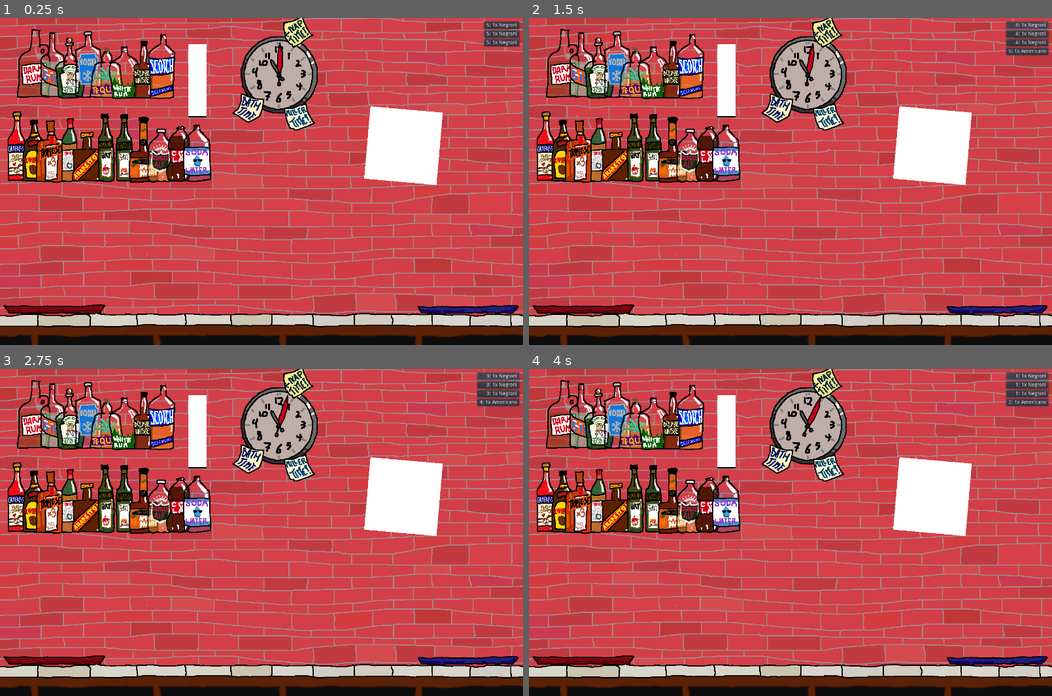
Above: before the commit, frames 1-4 (two rows, left to right).
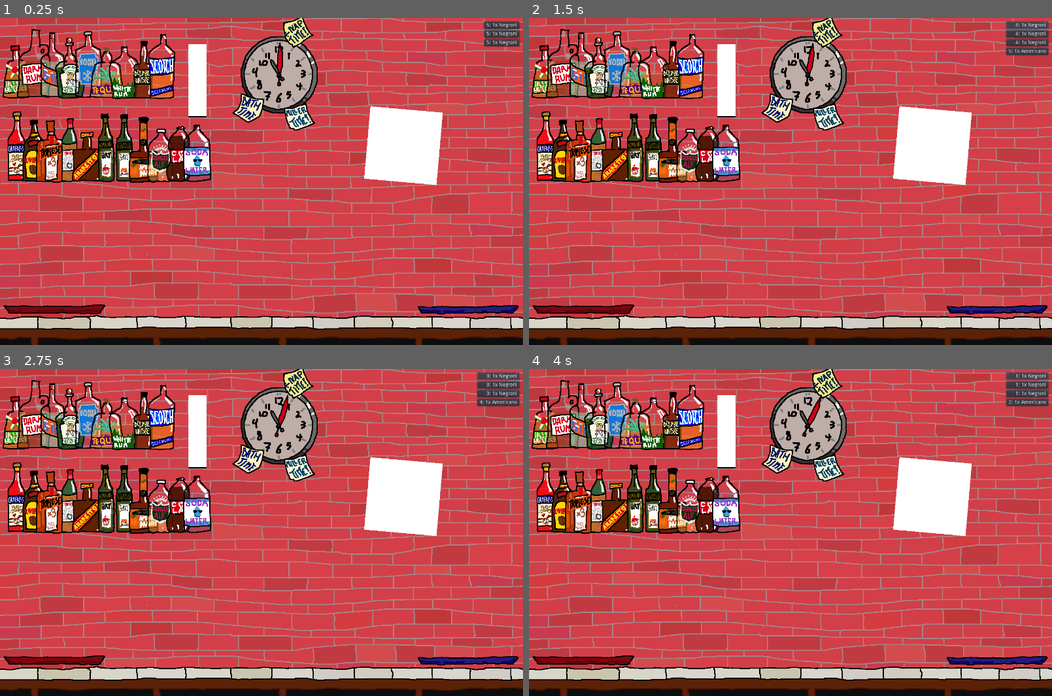
Above: after the commit, the same moments.

Repository: xavierholt/anyone-can-bartend
Game: Godot game, scene res://Bar.tscn
The game is run twice, just before and just after one commit, with the same random seed, the same clock (stepped at 60 frames per second) and the same inputs. The project has no main scene, so this scene is started directly.
Inputs:
- Up to frame 1 (0.25 s): no input
- Up to frame 2 (1.5 s): click "5: 1x Negroni" at 0.5 s; click "4: 1x Negroni" at 1.25 s
- Up to frame 3 (2.75 s): click "3: 1x Negroni" at 2 s
- Up to frame 4 (4 s): click "3: 1x Negroni" at 2.75 s; click "2: 1x Negroni" at 3.5 s

The runs differ from the first frame. In frame 1, 3.7% of the frame differs, in the area x 0-100%, y 8-100%; in frame 2, 3.7%; in frame 3, 3.7%; in frame 4, 3.7%.

Commit message:
Irish whisky.

Diff:
--- a/Bar.tscn
+++ b/Bar.tscn
@@ -11,32 +11,33 @@
 [ext_resource path="res://Clock/Bath Time.png" type="Texture" id=9]
 [ext_resource path="res://Clock/Miller Time.png" type="Texture" id=10]
 [ext_resource path="res://Slot.tscn" type="PackedScene" id=11]
-[ext_resource path="res://Bottles/Dark Rum.png" type="Texture" id=12]
+[ext_resource path="res://Bottles/Irish Whisky.png" type="Texture" id=12]
 [ext_resource path="res://Bottles/Bottle.gd" type="Script" id=13]
-[ext_resource path="res://Bottles/Gin.png" type="Texture" id=14]
-[ext_resource path="res://Bottles/Absinthe.png" type="Texture" id=15]
-[ext_resource path="res://Bottles/Vodka.png" type="Texture" id=16]
-[ext_resource path="res://Bottles/Tequila.png" type="Texture" id=17]
-[ext_resource path="res://Bottles/White Rum.png" type="Texture" id=18]
-[ext_resource path="res://Bottles/Bourbon.png" type="Texture" id=19]
-[ext_resource path="res://Bottles/Scotch.png" type="Texture" id=20]
-[ext_resource path="res://Bottles/Campari.png" type="Texture" id=21]
-[ext_resource path="res://Bottles/Kahlua.png" type="Texture" id=22]
-[ext_resource path="res://Bottles/Triple Sec.png" type="Texture" id=23]
-[ext_resource path="res://Bottles/Maraschino.png" type="Texture" id=24]
-[ext_resource path="res://Bottles/Amaretto.png" type="Texture" id=25]
-[ext_resource path="res://Bottles/Dry Vermouth.png" type="Texture" id=26]
-[ext_resource path="res://Bottles/Sweet Vermouth.png" type="Texture" id=27]
-[ext_resource path="res://Bottles/Apricot Brandy.png" type="Texture" id=28]
-[ext_resource path="res://Bottles/Ginger Ale.png" type="Texture" id=29]
-[ext_resource path="res://Bottles/Cola.png" type="Texture" id=30]
-[ext_resource path="res://Bottles/Soda Water.png" type="Texture" id=31]
-[ext_resource path="res://Shelves/Red Tray.png" type="Texture" id=32]
-[ext_resource path="res://Shelves/Blue Tray.png" type="Texture" id=33]
-[ext_resource path="res://Shelves/Counter.png" type="Texture" id=34]
-[ext_resource path="res://Store.tscn" type="PackedScene" id=35]
-[ext_resource path="res://Cursor.gd" type="Script" id=36]
-[ext_resource path="res://Order.tscn" type="PackedScene" id=37]
+[ext_resource path="res://Bottles/Dark Rum.png" type="Texture" id=14]
+[ext_resource path="res://Bottles/Gin.png" type="Texture" id=15]
+[ext_resource path="res://Bottles/Absinthe.png" type="Texture" id=16]
+[ext_resource path="res://Bottles/Vodka.png" type="Texture" id=17]
+[ext_resource path="res://Bottles/Tequila.png" type="Texture" id=18]
+[ext_resource path="res://Bottles/White Rum.png" type="Texture" id=19]
+[ext_resource path="res://Bottles/Bourbon.png" type="Texture" id=20]
+[ext_resource path="res://Bottles/Scotch.png" type="Texture" id=21]
+[ext_resource path="res://Bottles/Campari.png" type="Texture" id=22]
+[ext_resource path="res://Bottles/Kahlua.png" type="Texture" id=23]
+[ext_resource path="res://Bottles/Triple Sec.png" type="Texture" id=24]
+[ext_resource path="res://Bottles/Maraschino.png" type="Texture" id=25]
+[ext_resource path="res://Bottles/Amaretto.png" type="Texture" id=26]
+[ext_resource path="res://Bottles/Dry Vermouth.png" type="Texture" id=27]
+[ext_resource path="res://Bottles/Sweet Vermouth.png" type="Texture" id=28]
+[ext_resource path="res://Bottles/Apricot Brandy.png" type="Texture" id=29]
+[ext_resource path="res://Bottles/Ginger Ale.png" type="Texture" id=30]
+[ext_resource path="res://Bottles/Cola.png" type="Texture" id=31]
+[ext_resource path="res://Bottles/Soda Water.png" type="Texture" id=32]
+[ext_resource path="res://Shelves/Red Tray.png" type="Texture" id=33]
+[ext_resource path="res://Shelves/Blue Tray.png" type="Texture" id=34]
+[ext_resource path="res://Shelves/Counter.png" type="Texture" id=35]
+[ext_resource path="res://Store.tscn" type="PackedScene" id=36]
+[ext_resource path="res://Cursor.gd" type="Script" id=37]
+[ext_resource path="res://Order.tscn" type="PackedScene" id=38]
 
 [node name="Bar" type="Node" index="0"]
 
@@ -119,7 +120,6 @@
 
 [node name="Bases" type="Node2D" parent="." index="4"]
 
-editor/display_folded = true
 position = Vector2( 45, 220 )
 _sections_unfolded = [ "Transform", "Z Index" ]
 
@@ -127,6 +127,16 @@
 
 _sections_unfolded = [ "Transform" ]
 
+[node name="Irish Whisky" type="Sprite" parent="Bases/Slot1" index="2"]
+
+texture = ExtResource( 12 )
+centered = false
+offset = Vector2( -50, -195 )
+script = ExtResource( 13 )
+_sections_unfolded = [ "Offset" ]
+color = Color( 0.957031, 0.396793, 0.0257266, 1 )
+fluid = "irish whisky"
+
 [node name="Slot2" parent="Bases" index="1" instance=ExtResource( 11 )]
 
 editor/display_folded = true
@@ -145,12 +155,13 @@
 
 [node name="Slot3" parent="Bases" index="2" instance=ExtResource( 11 )]
 
+editor/display_folded = true
 position = Vector2( 100, 0 )
 _sections_unfolded = [ "Transform" ]
 
 [node name="Gin" type="Sprite" parent="Bases/Slot3" index="2"]
 
-texture = ExtResource( 14 )
+texture = ExtResource( 15 )
 centered = false
 offset = Vector2( -50, -193 )
 script = ExtResource( 13 )
@@ -550,59 +561,59 @@
 _sections_unfolded = [ "Transform" ]
 
 [node name="Sprite" type="Sprite" parent="TrashTray" index="1"]
-
-position = Vector2( -10, 0 )
-texture = ExtResource( 32 )
-_sections_unfolded = [ "Transform" ]
-
-[node name="ServeTray" type="Node2D" parent="." index="8"]
-
-editor/display_folded = true
-position = Vector2( 1290, 800 )
-_sections_unfolded = [ "Transform" ]
-
-[node name="Slots" type="Node2D" parent="ServeTray" index="0"]
-
-editor/display_folded = true
-
-[node name="Slot1" parent="ServeTray/Slots" index="0" instance=ExtResource( 11 )]
-
-position = Vector2( -100, 0 )
-_sections_unfolded = [ "Transform" ]
-
-[node name="Slot2" parent="ServeTray/Slots" index="1" instance=ExtResource( 11 )]
-
-position = Vector2( -50, 0 )
-_sections_unfolded = [ "Transform" ]
-
-[node name="Slot3" parent="ServeTray/Slots" index="2" instance=ExtResource( 11 )]
-
-_sections_unfolded = [ "Transform" ]
-
-[node name="Slot4" parent="ServeTray/Slots" index="3" instance=ExtResource( 11 )]
-
-position = Vector2( 50, 0 )
-_sections_unfolded = [ "Transform" ]
-
-[node name="Slot5" parent="ServeTray/Slots" index="4" instance=ExtResource( 11 )]
-
-position = Vector2( 100, 0 )
-_sections_unfolded = [ "Transform" ]
-
-[node name="Sprite" type="Sprite" parent="ServeTray" index="1"]
 
 position = Vector2( -10, 0 )
 texture = ExtResource( 33 )
 _sections_unfolded = [ "Transform" ]
 
+[node name="ServeTray" type="Node2D" parent="." index="8"]
+
+editor/display_folded = true
+position = Vector2( 1290, 800 )
+_sections_unfolded = [ "Transform" ]
+
+[node name="Slots" type="Node2D" parent="ServeTray" index="0"]
+
+editor/display_folded = true
+
+[node name="Slot1" parent="ServeTray/Slots" index="0" instance=ExtResource( 11 )]
+
+position = Vector2( -100, 0 )
+_sections_unfolded = [ "Transform" ]
+
+[node name="Slot2" parent="ServeTray/Slots" index="1" instance=ExtResource( 11 )]
+
+position = Vector2( -50, 0 )
+_sections_unfolded = [ "Transform" ]
+
+[node name="Slot3" parent="ServeTray/Slots" index="2" instance=ExtResource( 11 )]
+
+_sections_unfolded = [ "Transform" ]
+
+[node name="Slot4" parent="ServeTray/Slots" index="3" instance=ExtResource( 11 )]
+
+position = Vector2( 50, 0 )
+_sections_unfolded = [ "Transform" ]
+
+[node name="Slot5" parent="ServeTray/Slots" index="4" instance=ExtResource( 11 )]
+
+position = Vector2( 100, 0 )
+_sections_unfolded = [ "Transform" ]
+
+[node name="Sprite" type="Sprite" parent="ServeTray" index="1"]
+
+position = Vector2( -10, 0 )
+texture = ExtResource( 34 )
+_sections_unfolded = [ "Transform" ]
+
 [node name="Counter2" type="Sprite" parent="." index="9"]
 
-position = Vector2( 0, 805 )
-texture = ExtResource( 34 )
+position = Vector2( 0, 812 )
+texture = ExtResource( 35 )
 centered = false
 _sections_unfolded = [ "Offset", "Transform" ]
 
-[node name="Store" parent="." index="10" instance=ExtResource( 35 )]
+[node name="Store" parent="." index="10" instance=ExtResource( 36 )]
 
 position = Vector2( 544, 272 )
 sname = "Glass"
Not shown: 21 places in Bar.tscn that only renumber resources
Binary file added: Bottles/Irish Whisky.png
